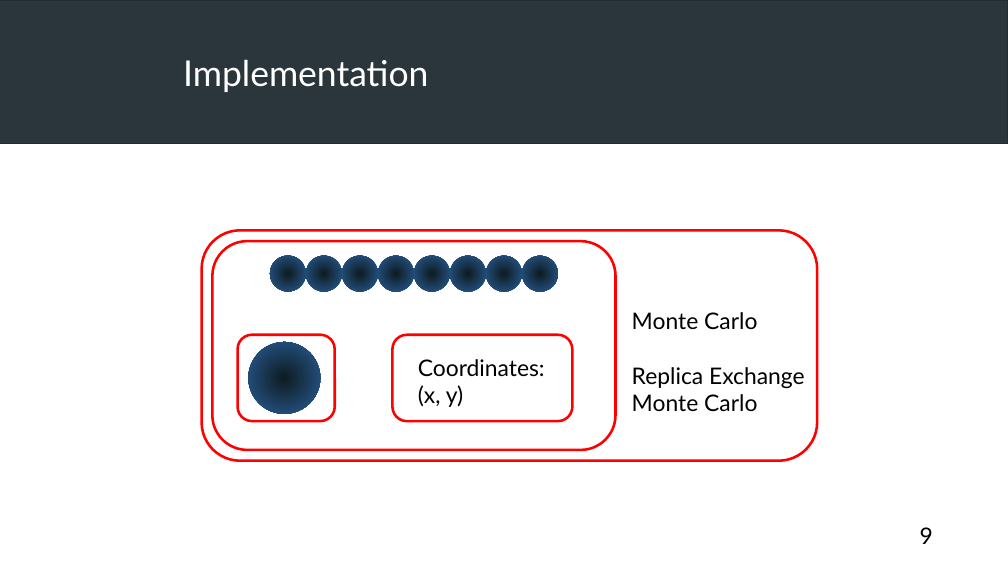
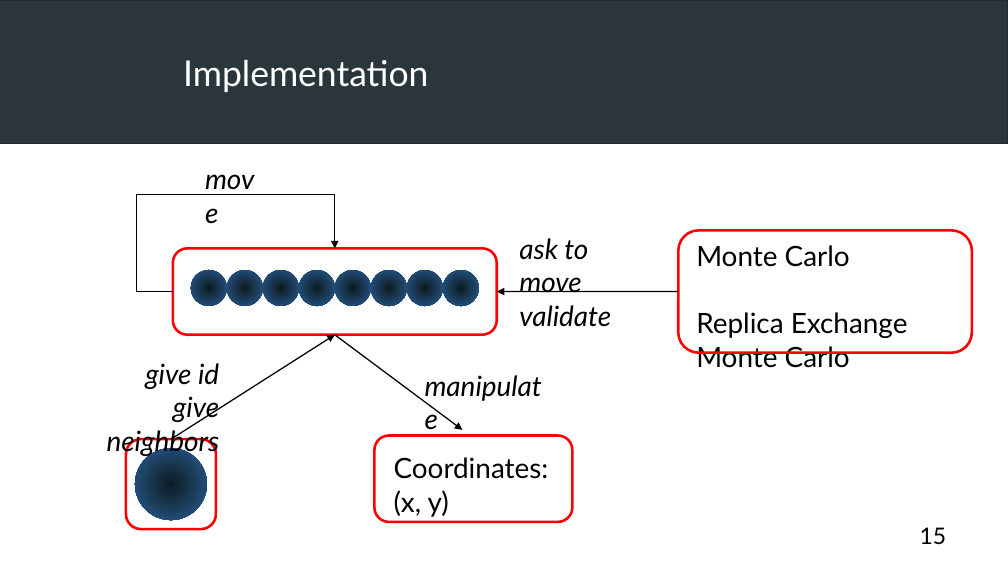
Before and after one commit to FilouPlains/PROJECT_PY_MONTE_CARLO, a slide deck: slide 15 of doc/presentation/ROUAUD_presentation.odp (slide 9 before the commit). Drawn at 1008x567 pixels with LibreOffice and Linux fonts; fonts in the diff are those of the drawing; grey boxes stand for pictures. Boxes give left, top, right and bottom in pixels: in the first picture for what was removed or moved away, otherwise in the second. Text is boxed around its words. In the diff, an @@ line names an element or a change of style, - is before the commit and + after.

```diff
--- a/doc/presentation/ROUAUD_presentation.odp
+++ b/doc/presentation/ROUAUD_presentation.odp
@@ elbow arrow added from (173, 292) to (335, 249), #000000 0.99 pt @@
@@ rounded rectangle removed at box(202, 231, 818, 461) @@
@@ text added at box(519, 238, 611, 327), 22 pt, text #000000, italic @@
+ask to move
+validate
@@ rounded rectangle added at box(679, 231, 972, 353), outline #FF0000 2.01 pt @@
@@ text "Monte Carlo" at box(696, 245, 908, 368): size 18 to 22 pt @@
@@ text "Monte Carlo": place and size @@
-text "Monte Carlo" at box(632, 312, 805, 411)
+text "Monte Carlo" at box(696, 245, 908, 368)
@@ rounded rectangle: place and size @@
-rounded rectangle at box(212, 241, 616, 450)
+rounded rectangle at box(173, 249, 497, 335)
@@ ellipse: place and size @@
-ellipse at box(487, 256, 522, 292)
+ellipse at box(191, 270, 227, 306)
@@ ellipse: place and size @@
-ellipse at box(522, 256, 558, 292)
+ellipse at box(227, 270, 263, 306)
@@ 6 ellipses: place and size @@
-6 ellipses at box(270, 256, 486, 292)
+6 ellipses at box(263, 270, 478, 306)
@@ arrow added from (679, 292) to (497, 292), #000000 0.99 pt @@
@@ text added at box(519, 277, 581, 293), 22 pt, text #000000, italic @@
+move
@@ arrow added from (171, 439) to (335, 335), #000000 0.99 pt @@
@@ arrow added from (335, 335) to (463, 430), #000000 0.99 pt @@
@@ text added at box(107, 363, 220, 457), 22 pt, text #000000, italic @@
+give id
+give neighbors
@@ text added at box(416, 364, 561, 407), 22 pt, text #000000, italic @@
+manipulate
@@ rounded rectangle: place and size @@
-rounded rectangle at box(238, 335, 335, 421)
+rounded rectangle at box(126, 439, 216, 529)
@@ ellipse: place and size @@
-ellipse at box(249, 342, 321, 414)
+ellipse at box(135, 448, 208, 520)
@@ rounded rectangle: place and size @@
-rounded rectangle at box(392, 335, 573, 421)
+rounded rectangle at box(374, 435, 572, 521)
@@ text "Coordinates:": place and size @@
-text "Coordinates:" at box(418, 359, 545, 407)
+text "Coordinates:" at box(394, 457, 549, 517)
@@ text "Coordinates:" at box(394, 457, 549, 517): size 18 to 22 pt @@
@@ page number at box(920, 527, 947, 545): text changed @@
-9
+15
```
Also in this commit, not shown: 7 other slides changed, 16 slides added, 4 slides removed, 1 other file.
